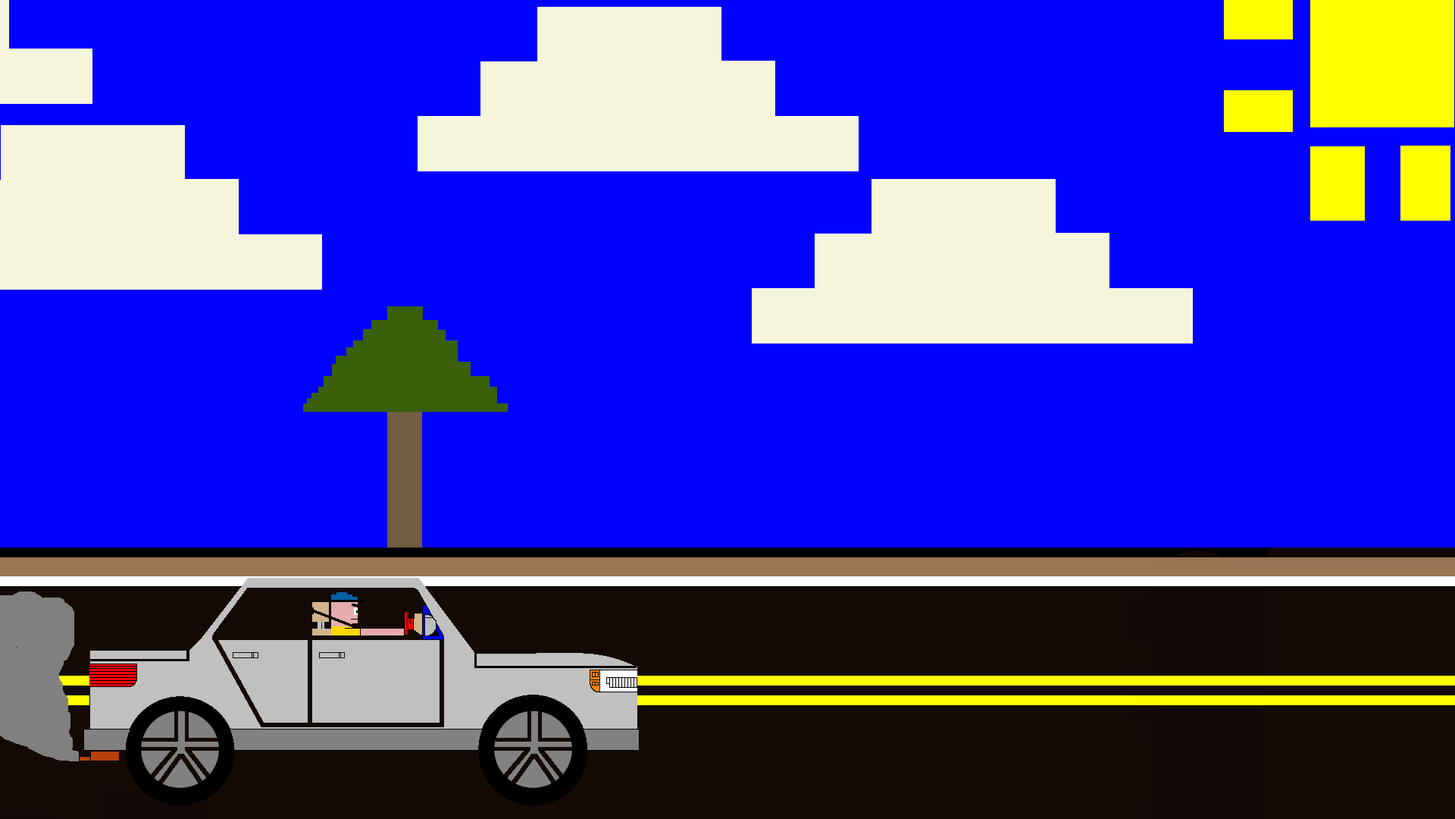
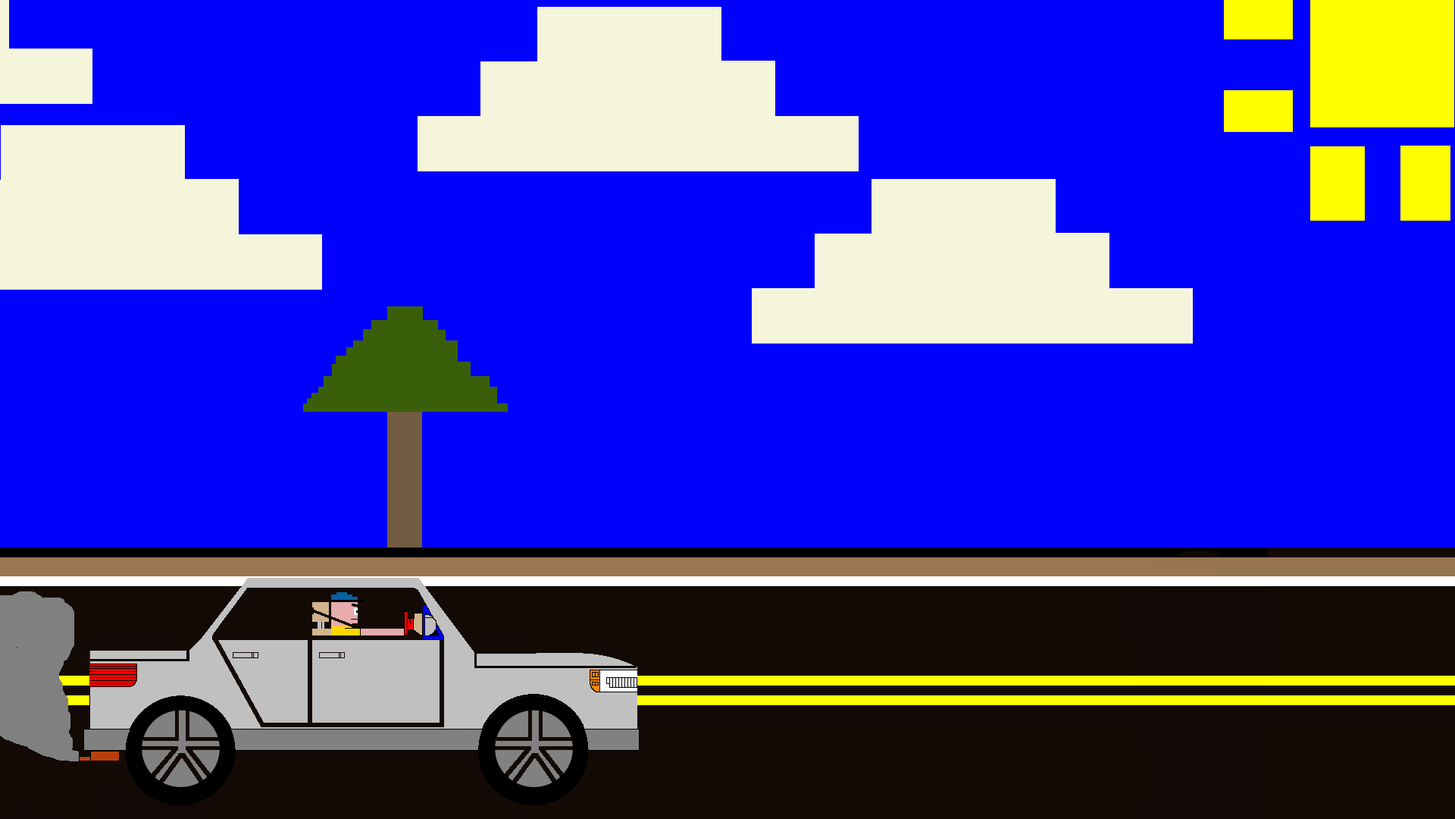
Revision of a layered 1455 x 819 image; what changed, layer by layer:
added layer "TIRES.xcf" above "car_not_complete-2.xcf" over <box>0,590,617,794</box>
